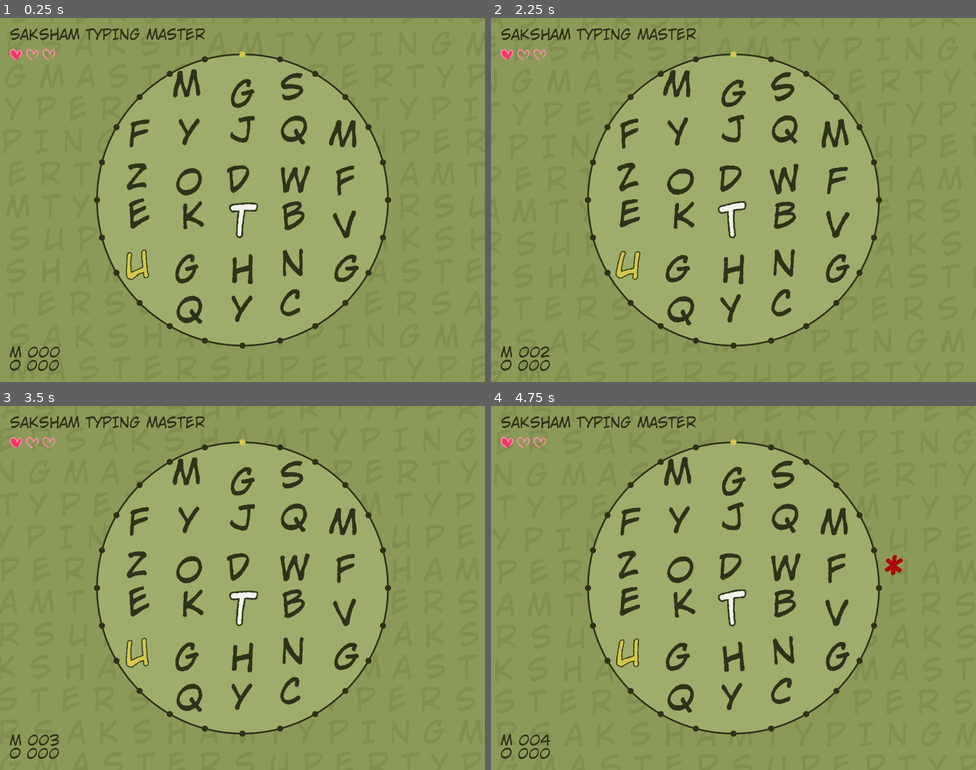
Above: before the commit, frames 1-4 (two rows, left to right).
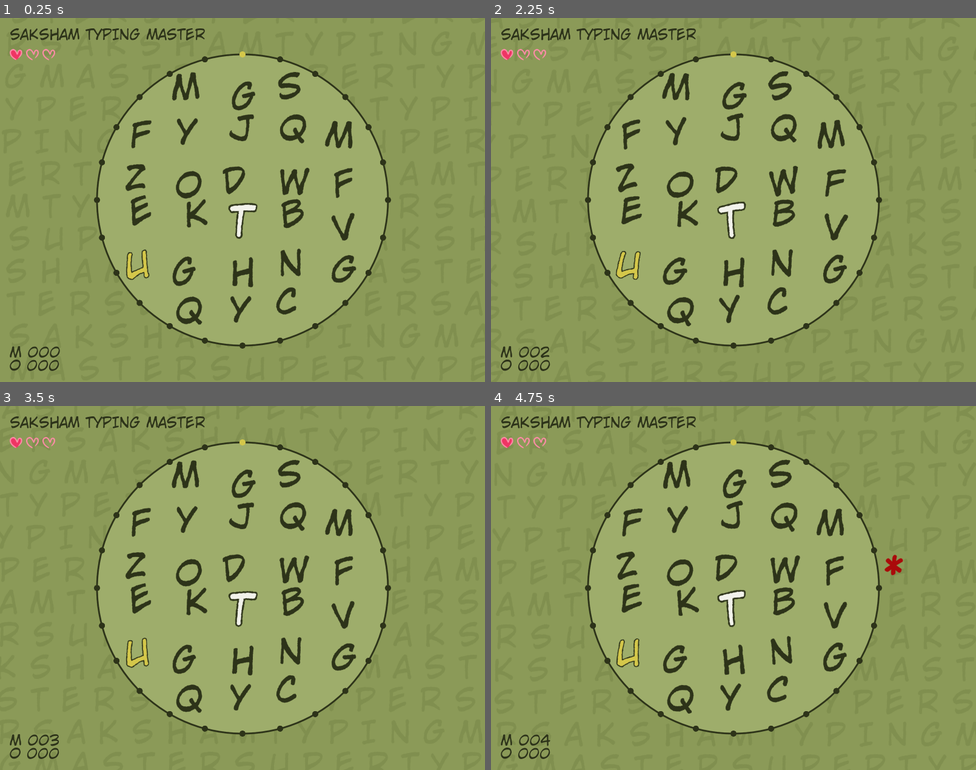
Above: after the commit, the same moments.

Repository: skdigilit/Saksham-Type-Master
Game: Godot game, scene res://game_main.tscn
Two runs of this game, one before a commit and one after it. Both use one fixed random seed, a clock stepped at 60 frames per second and the inputs below. The project has no main scene, so this scene is started directly.
Inputs:
- Up to frame 1 (0.25 s): no input
- Up to frame 2 (2.25 s): tap Enter at 0.5 s; tap Z at 0.6, 1.35, 2.1 s; hold A 1.28-2.03 s
- Up to frame 3 (3.5 s): tap Z at 2.85 s
- Up to frame 4 (4.75 s): hold A from 3.53 s (still down); tap Z at 3.6, 4.35 s

The runs differ from the first frame. In frame 1, 3.8% of the frame differs, in the area x 25-74%, y 14-85%; in frame 2, 3.8%; in frame 3, 3.8%; in frame 4, 3.8%.

Commit message:
commit m5

Diff:
--- a/grid/letter_grid.gd
+++ b/grid/letter_grid.gd
@@ -17,12 +17,28 @@
 ## How much each letter is randomly nudged left or right from its grid position,
 ## as a fraction of the cell width. 0.07 = up to 7% of the cell width in each direction.
 ## Increase for a messier, more handwritten look; set to 0 for a perfectly straight grid.
-const STAGGER_FRACTION_X: float = 0.07
+const STAGGER_FRACTION_X: float = 0.15
 
 ## How much each letter is randomly nudged up or down from its grid position,
 ## as a fraction of the cell height. Higher than X so the vertical scatter is more noticeable.
 ## Increase for more vertical randomness; set to 0 for perfectly level rows.
-const STAGGER_FRACTION_Y: float = 0.15
+const STAGGER_FRACTION_Y: float = 0.22
+
+
+## Clamps a stagger offset so the resulting cell center stays inside the circle.
+## Takes the unshifted cell center (from GridHelpers) and the proposed stagger.
+## Returns a (possibly shortened) stagger vector that keeps the letter within the circle boundary.
+func _clamp_stagger_inside_circle(cell_center: Vector2, stagger: Vector2) -> Vector2:
+	var final_center: Vector2 = cell_center + stagger
+	var to_center: Vector2 = final_center - GameTheme.CIRCLE_CENTER
+	## Leave room for roughly half a cell so the letter glyph doesn't poke outside
+	var margin: float = max(GameTheme.GRID_CELL_SIZE.x, GameTheme.GRID_CELL_SIZE.y) * 0.4
+	var max_dist: float = GameTheme.CIRCLE_RADIUS - margin
+	var dist: float = to_center.length()
+	if dist > max_dist and dist > 0.0:
+		var clamped_center: Vector2 = GameTheme.CIRCLE_CENTER + to_center.normalized() * max_dist
+		return clamped_center - cell_center
+	return stagger
 
 
 ## Creates LetterCell instances for every active cell in the virtual grid.
@@ -58,6 +74,7 @@
 				GameTheme.GRID_CELL_SIZE.y * cell.stagger_ratio.y
 			)
 
+			stagger = _clamp_stagger_inside_circle(pos, stagger)
 			cell.position = pos - GameTheme.GRID_CELL_SIZE * 0.5 + stagger
 			add_child(cell)
 			row_cells[col] = cell
@@ -204,4 +221,5 @@
 			GameTheme.GRID_CELL_SIZE.x * cell.stagger_ratio.x,
 			GameTheme.GRID_CELL_SIZE.y * cell.stagger_ratio.y
 		)
+		stagger = _clamp_stagger_inside_circle(cell_center, stagger)
 		cell.position = cell_center - GameTheme.GRID_CELL_SIZE * 0.5 + stagger
Not shown, added: .DS_Store
Not shown, changed: journal.md
Not shown, added: sounds/.DS_Store
Not shown, added: sprites/.DS_Store
